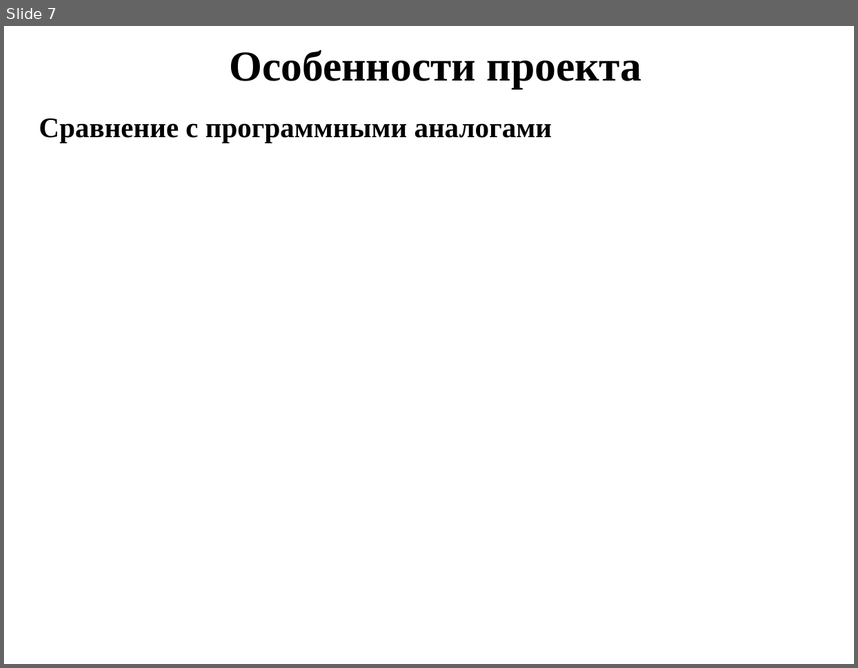
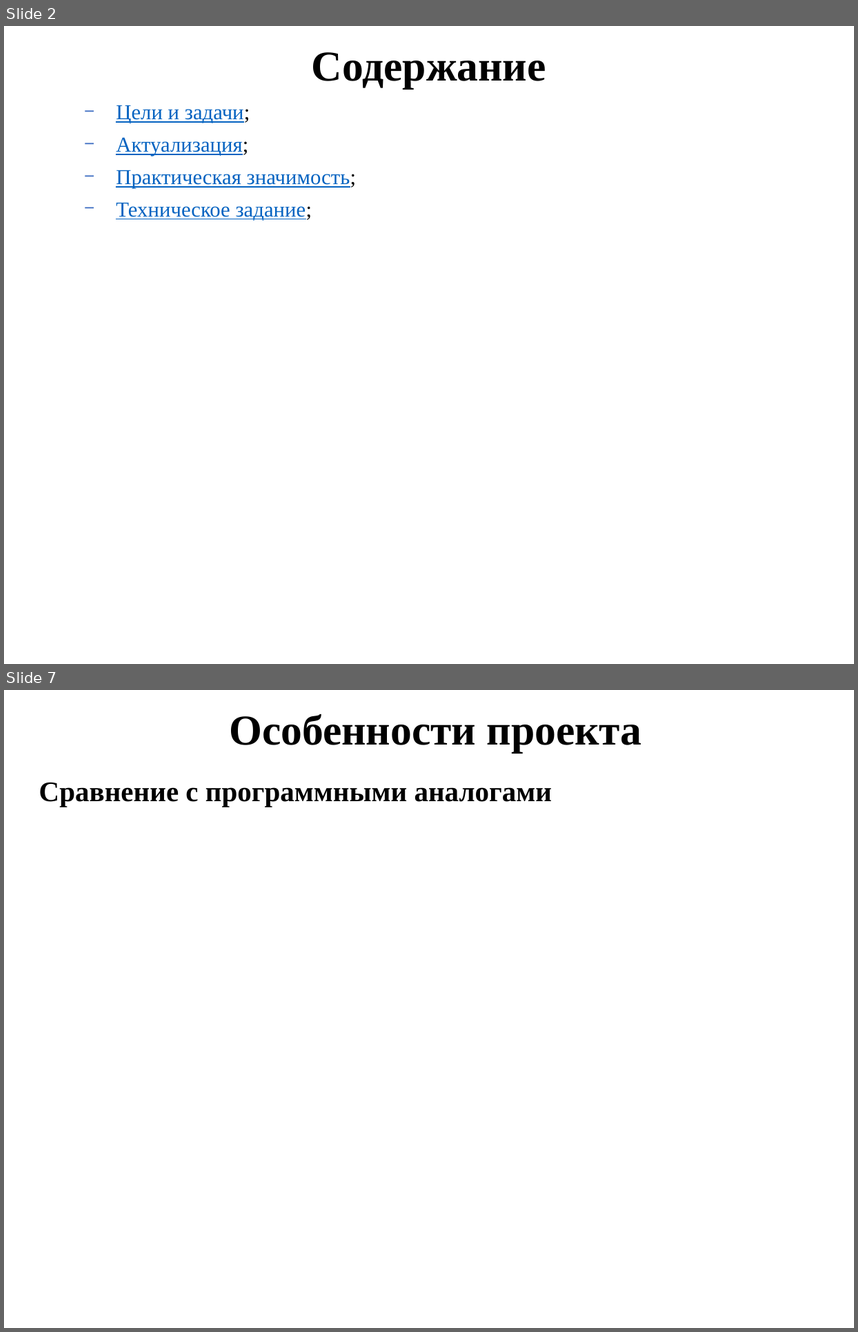
Before and after one commit to AntonSidorov1/DiplomProject, a slide deck: сидоров антон дмитриевич, Группа 493 - Презентация.pptx. Shown one above the other, each under a label of ours: slide 7 before the commit, slides 2 and 7 after it; the slides between them are not shown. The pictures are 858x668 and 858x1332 pixels, drawn with LibreOffice and Linux fonts; fonts in the diff are those of the drawing; background and template pictures are left out. Boxes give left, top, right and bottom in pixels: in the first picture for what was removed or moved away, otherwise in the second. Text is boxed around its words. In the diff, an @@ line names an element or a change of style, - is before the commit and + after.

```diff
--- a/сидоров антон дмитриевич, Группа 493 - Презентация.pptx
+++ b/сидоров антон дмитриевич, Группа 493 - Презентация.pptx
@@ slide 2 added at (x1=4, y1=26, x2=854, y2=664), background #FFFFFF @@
@@ text added at (x1=312, y1=52, x2=546, y2=89), 36 pt, text #000000, bold @@
+Содержание
@@ text added at (x1=116, y1=105, x2=357, y2=221), 18 pt, text #0563C1, underline @@
+− Цели и задачи;
+− Актуализация;
+− Практическая значимость;
+− Техническое задание;
```
Also in this commit, not shown: 4 slides changed, 2 other slides added, 3 slides removed.
